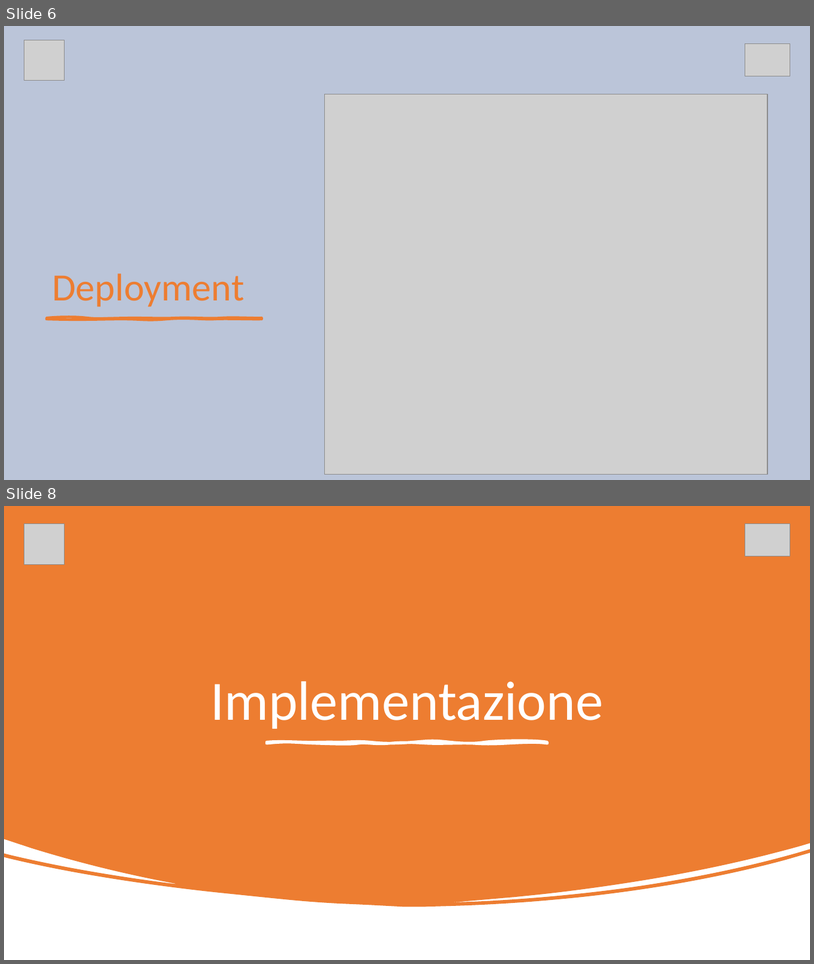
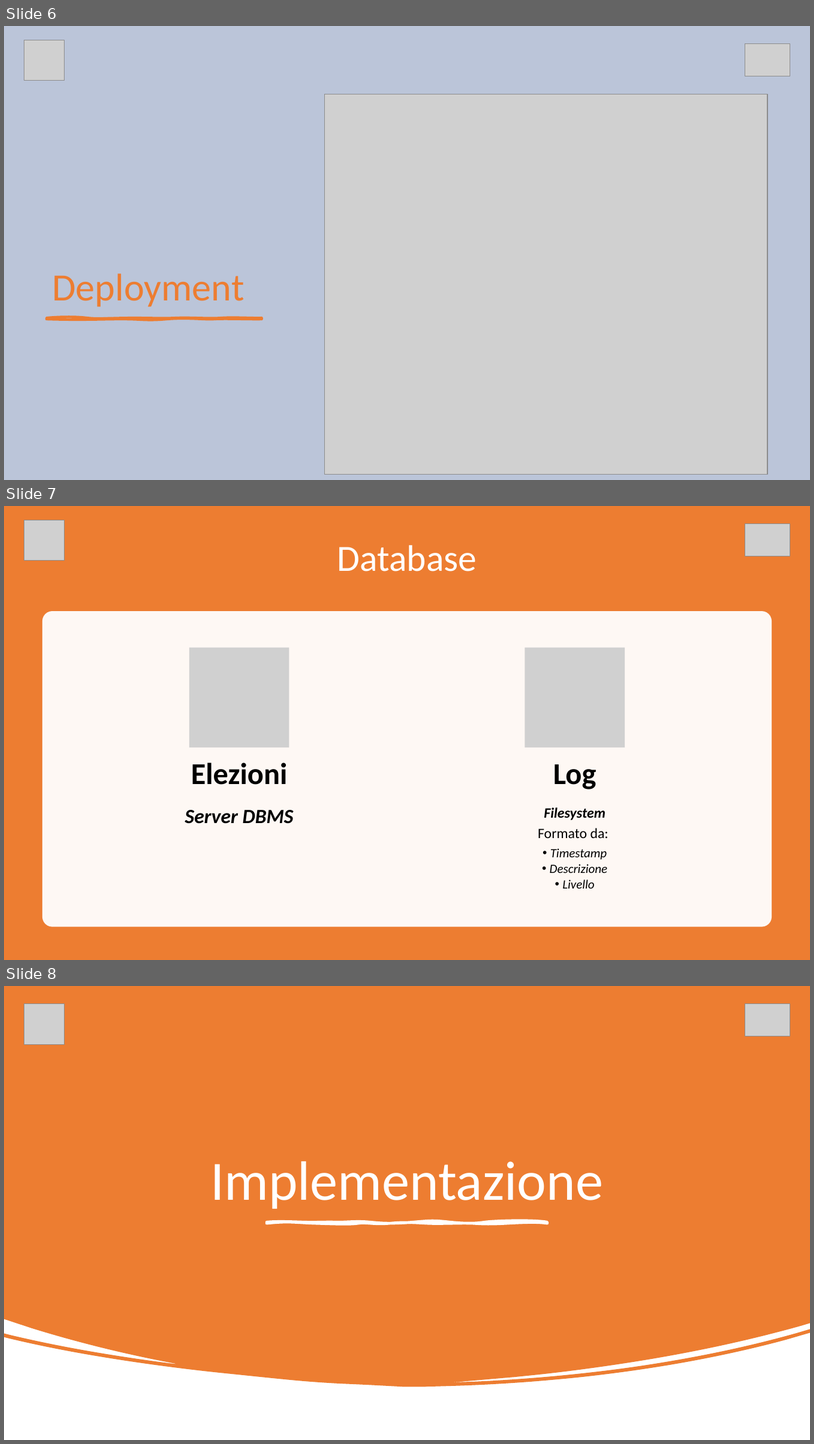
Before and after one commit to RiccardoBarbieri/iovoto, a slide deck: ioVoto.pptx. Shown one above the other, each under a label of ours: slides 6 and 8 before the commit, slides 6, 7 and 8 after it; the slides between them are not shown. The pictures are 814x964 and 814x1444 pixels, drawn with LibreOffice and Linux fonts; fonts in the diff are those of the drawing; grey boxes stand for pictures. Boxes give left, top, right and bottom in pixels: in the first picture for what was removed or moved away, otherwise in the second. Text is boxed around its words. In the diff, an @@ line names an element or a change of style, - is before the commit and + after.

```diff
--- a/ioVoto.pptx
+++ b/ioVoto.pptx
@@ slide 7 added at (4,506,810,960), background #FFFFFF @@
@@ rectangle added at (4,506,810,960), fill #ED7D31 @@
@@ picture added at (24,520,65,561) @@
@@ picture added at (746,524,791,556) @@
@@ title added at (337,545,477,571), 44 pt, text #FFFFFF @@
+Database
@@ rounded rectangle added at (42,611,772,927), fill #FFFFFF at 95% opacity @@
@@ group added at (185,648,625,888): 4 texts, 2 pictures @@
+Elezioni
+Server DBMS
+Log
+Filesystem
+Formato da:
+  • Timestamp
+  • Descrizione
+  • Livello
```
Also in this commit, not shown: 4 slides changed, 1 other slide added, 1 slide removed.
